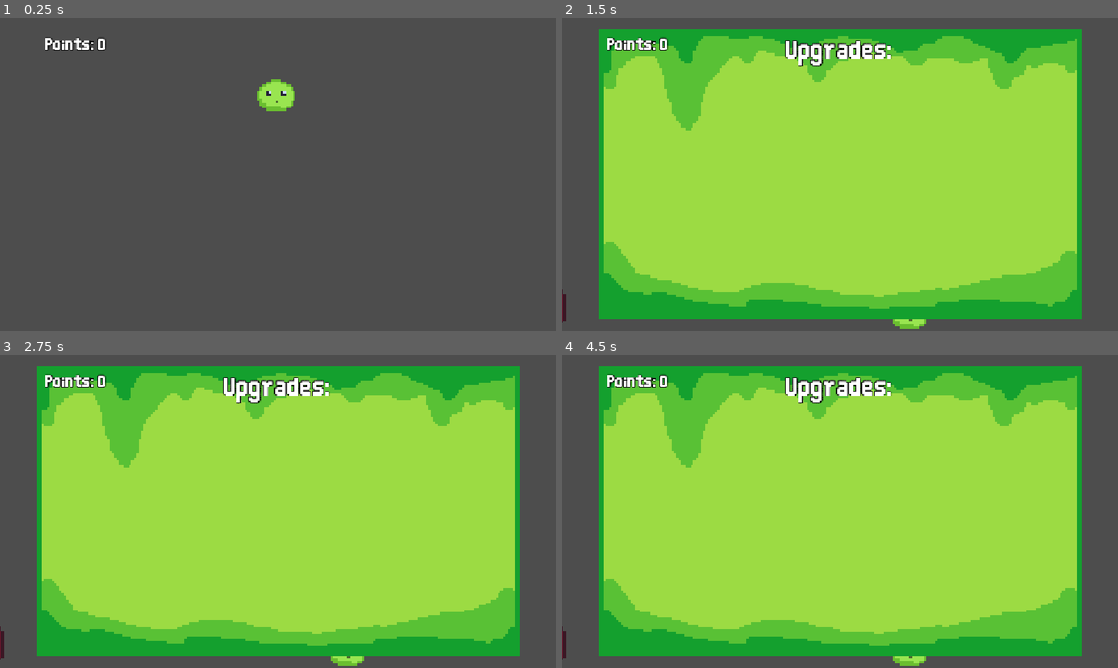
Above: before the commit, frames 1-4 (two rows, left to right).
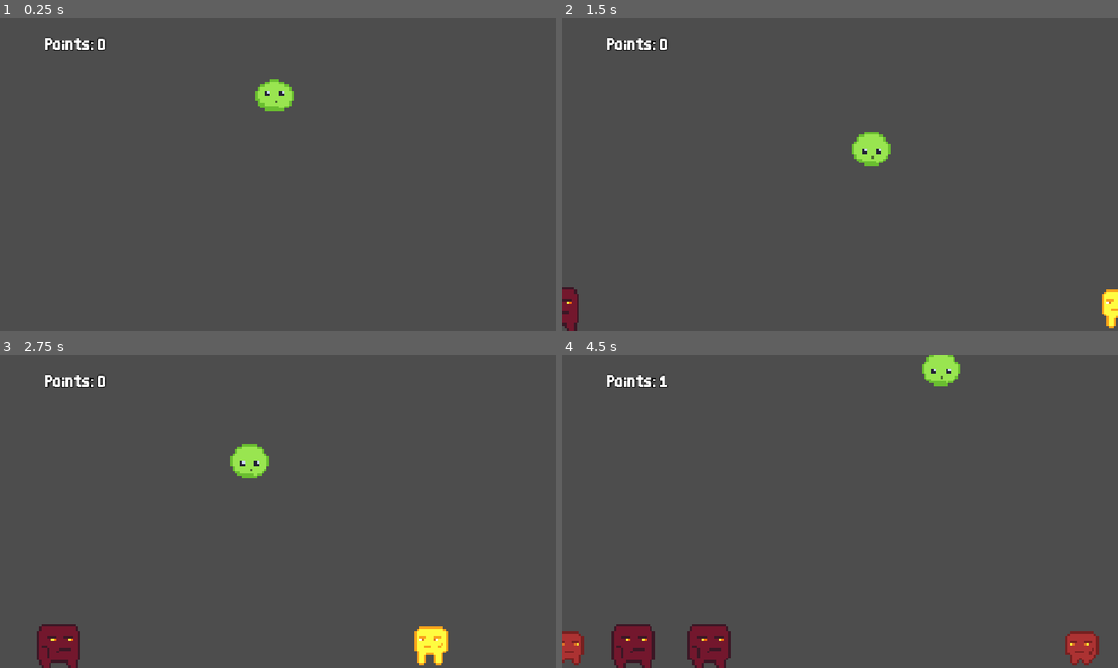
Above: after the commit, the same moments.

Repository: gnampfkuchen-oss/King-of-Blob
Game: Godot game, scene res://Scenes/main.tscn
Same seed, same stepped clock (60 frames per second), same inputs: the game is played once before the commit and once after it.
Inputs:
- Up to frame 1 (0.25 s): no input
- Up to frame 2 (1.5 s): tap Enter at 0.5 s; hold Right (right) from 0.53 s (still down)
- Up to frame 3 (2.75 s): release Right (right) at 2.03 s; hold Left (left) from 2.03 s (still down)
- Up to frame 4 (4.5 s): release Left (left) at 2.78 s; hold Right (right) 2.78-4.28 s; hold Left (left) from 4.28 s (still down)

The runs differ from the first frame. In frame 1, 0.1% of the frame differs, in the area x 45-53%, y 19-30%; in frame 2, 81%; in frame 3, 80%; in frame 4, 82%, in the area x 0-97%, y 0-100%.

Commit message:
Added

Diff:
--- a/new-game-project/Scenes/enemy3_L.tscn
+++ b/new-game-project/Scenes/enemy3_L.tscn
@@ -31,7 +31,7 @@
 radius = 25.926846
 height = 51.85369
 
-[node name="enemy4" type="Area2D" unique_id=326283436]
+[node name="enemy3" type="Area2D" unique_id=326283436]
 script = ExtResource("1_dvsmb")
 
 [node name="AnimatedSprite2D" type="AnimatedSprite2D" parent="." unique_id=395247352]
--- a/new-game-project/Scenes/enemy3_R.tscn
+++ b/new-game-project/Scenes/enemy3_R.tscn
@@ -31,7 +31,7 @@
 "speed": 3.0
 }]
 
-[node name="enemy4" type="Area2D" unique_id=326283436]
+[node name="enemy3" type="Area2D" unique_id=326283436]
 script = ExtResource("1_pvnoo")
 
 [node name="CollisionShape2D" type="CollisionShape2D" parent="." unique_id=1762782164]
--- a/new-game-project/Scenes/main.tscn
+++ b/new-game-project/Scenes/main.tscn
@@ -36,7 +36,7 @@
 autostart = true
 
 [node name="Player" parent="." unique_id=83968270 instance=ExtResource("1_jjgbg")]
-position = Vector2(553, 180)
+position = Vector2(550, 180)
 
 [node name="Spawner R" type="Node2D" parent="." unique_id=526468442]
 position = Vector2(1219, 640)
@@ -49,8 +49,8 @@
 autostart = true
 
 [node name="UI" parent="." unique_id=1071254360 instance=ExtResource("2_21xkr")]
+visible = false
 
 [connection signal="timeout" from="Spawner L/Timer" to="Spawner L" method="_on_timer_timeout"]
-[connection signal="dead" from="Player" to="." method="_on_player_dead"]
 [connection signal="point" from="Player" to="." method="_on_player_point"]
 [connection signal="timeout" from="Spawner R/Timer" to="Spawner R" method="_on_timer_timeout"]
--- a/new-game-project/Scripts/main.gd
+++ b/new-game-project/Scripts/main.gd
@@ -12,10 +12,6 @@
 	$UI/Points/Points.text = str(points)
 
 
-func _on_player_dead() -> void:
-	$UI/Upgrades.show()
-	$UI/Title.show()
-	get_tree().paused = true
 
 
 func _on_player_point() -> void:
--- a/new-game-project/Scripts/player.gd
+++ b/new-game-project/Scripts/player.gd
@@ -3,7 +3,6 @@
 var gravity = 18
 var speed = 4
 
-signal dead
 signal point
 
 # Called when the node enters the scene tree for the first time.
@@ -39,7 +38,7 @@
 
 func _on_area_2d_body_entered(body: Node2D) -> void:
 	if body.name == "Arena":
-		dead.emit()
+		position = Vector2(550, 180)
 
 
 func _on_area_2d_area_entered(area: Area2D) -> void:
